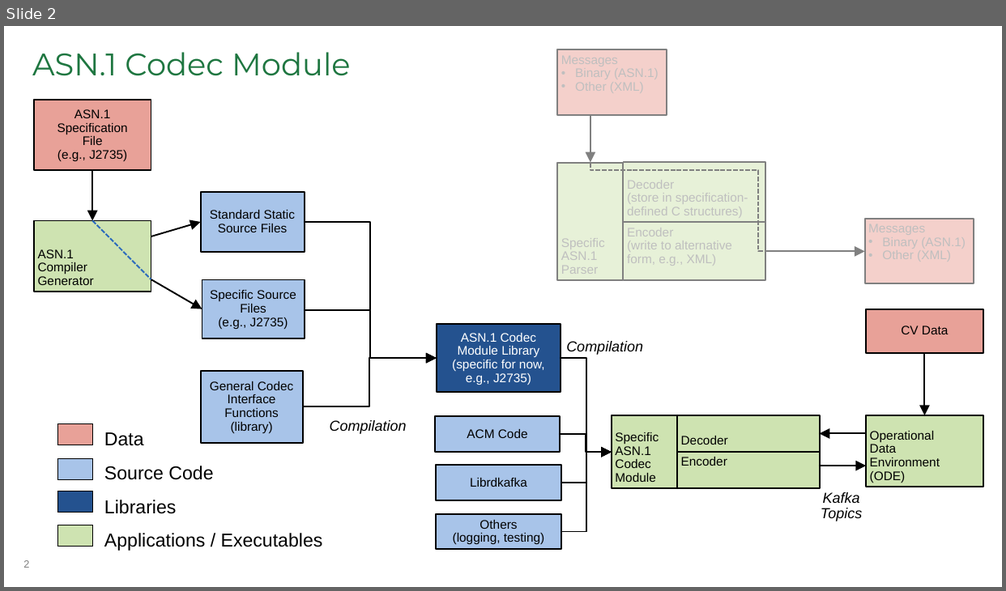
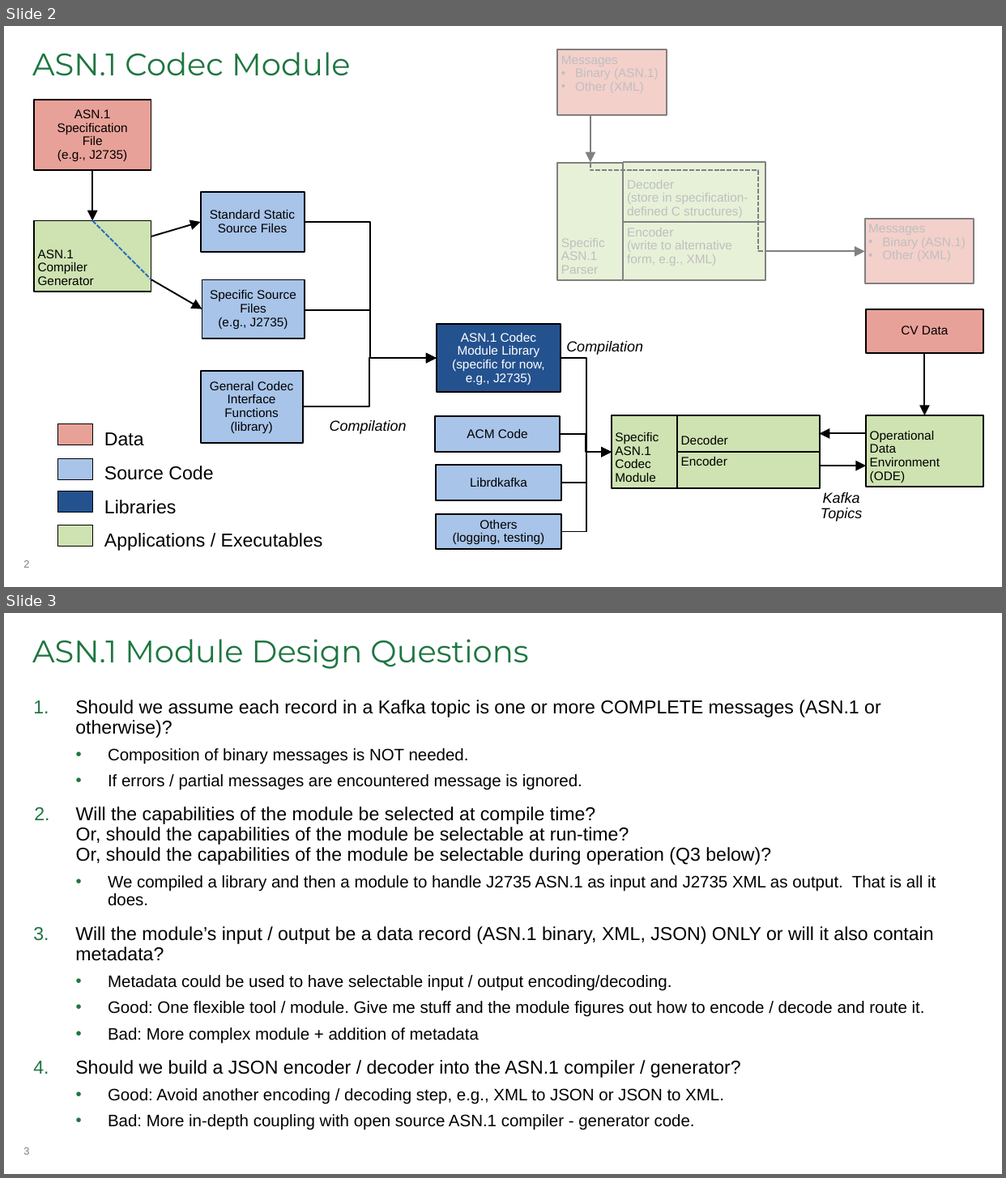
Before and after one commit to usdot-jpo-ode/asn1_codec, a slide deck: docs/acm.pptx. Shown one above the other, each under a label of ours: slide 2 before the commit, slides 2 and 3 after it. The pictures are 1006x591 and 1006x1178 pixels, drawn with LibreOffice and Linux fonts; fonts in the diff are those of the drawing. Boxes give left, top, right and bottom in pixels: in the first picture for what was removed or moved away, otherwise in the second. Text is boxed around its words. In the diff, an @@ line names an element or a change of style, - is before the commit and + after.

```diff
--- a/docs/acm.pptx
+++ b/docs/acm.pptx
@@ slide 3 added at [4, 613, 1002, 1174], background #FFFFFF; not listed: 1 template element that a slide beside it also shows @@
@@ title added at [32, 639, 528, 669], 30 pt, text #1E7640 @@
+ASN.1 Module Design Questions
@@ text added at [75, 700, 936, 1131], 16 pt, text #000000 @@
+1. Should we assume each record in a Kafka topic is one or more COMPLETE messages (ASN.1 or otherwise)?
+  • Composition of binary messages is NOT needed.
+  • If errors / partial messages are encountered message is ignored.
+2. Will the capabilities of the module be selected at compile time?
+   Or, should the capabilities of the module be selectable at run-time?
+   Or, should the capabilities of the module be selectable during operation (Q3 below)?
+  • We compiled a library and then a module to handle J2735 ASN.1 as input and J2735 XML as output. That is all it does.
+3. Will the module’s input / output be a data record (ASN.1 binary, XML, JSON) ONLY or will it also contain metadata?
+  • Metadata could be used to have selectable input / output encoding/decoding.
+  • Good: One flexible tool / module. Give me stuff and the module figures out how to encode / decode and route it.
+  • Bad: More complex module + addition of metadata
+4. Should we build a JSON encoder / decoder into the ASN.1 compiler / generator?
+  • Good: Avoid another encoding / decoding step, e.g., XML to JSON or JSON to XML.
+  • Bad: More in-depth coupling with open source ASN.1 compiler - generator code.
```
Also in this commit, not shown: 1 other slide added.
